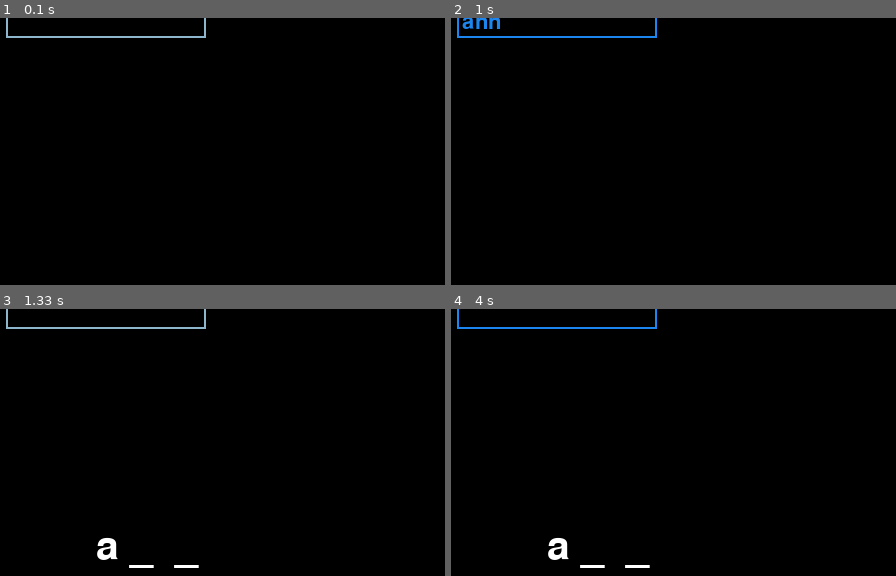
Above: before the commit, frames 1-4 (two rows, left to right).
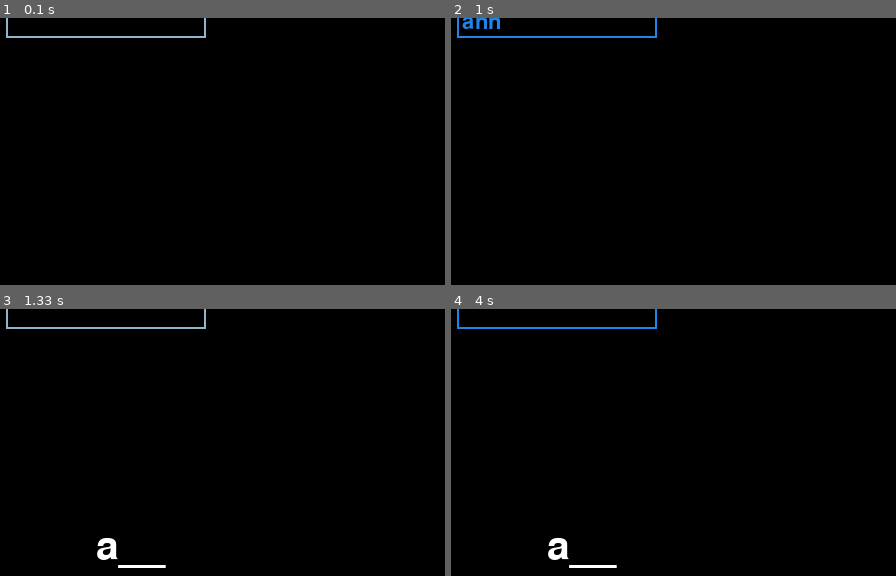
Above: after the commit, the same moments.

Repository: anubhavdubey13/Python
Game: pygame game, started from movie_pygame.py
Same seed, same stepped clock (60 frames per second), same inputs: the game is played once before the commit and once after it.
Inputs (mouse positions are % of the whole screen's width and height, from its top left):
- Up to frame 1 (0.1 s): no input
- Up to frame 2 (1 s): click (12, 4) at 0.38 s; type "ann" at 0.67 s
- Up to frame 3 (1.33 s): tap Enter at 1 s; click (54, 69) at 1.28 s
- Up to frame 4 (4 s): click (12, 96) at 2.75 s; click (59, 27) at 3.08 s; click (12, 4) at 3.98 s
The pictures show only the part of the screen within x 0-50%, y 3-53%; the shares and areas given below are measured in that part.

Frames 1-2 are identical in both runs. In frame 3, 0.1% of the frame differs, in the area x 26-45%, y 95-98%; in frame 4, 0.1%.

Commit message:
Solved one bottleneck. Time for more. Simple does it :)

Diff:
--- a/movie_pygame.py
+++ b/movie_pygame.py
@@ -96,7 +96,7 @@
         elif m == ' ':
             guess.append('/')
         else:
-            guess.append(' _ ')
+            guess.append('_')
 
     guess =  ''.join(guess)
     return guess, movie
@@ -141,9 +141,54 @@
 
 the_game2('kal ho', '_a_/_o','k')
 
+# def main():
+
+#     guess = ''#'M_V__/N_M_'
+
+#     inputbox = InputBox(10,10,140,32)
+#     inputbox_G = InputBox(10,500,140,32)
+
+#     counter = 9
+#     clock = pygame.time.Clock()
+#     run = True
+#     while run:
+#         clock.tick(FPS)
+#         for event in pygame.event.get():
+#             if event.type == pygame.QUIT:
+#                 run = False
+#                 pygame.quit()
+
+#             inputbox.handle_event(event)
+#             inputbox_G.handle_event(event)
+
+#         guess, movie = movie_format(inputbox.stored_val())
+#             #guess += inputbox_G.stored_val()
+#         # while '_' in guess:
+#         #     guess = the_game2(movie, guess, inputbox_G.stored_val())
+
+#         inputbox.update()
+#         inputbox_G.update()
+#         #print(inputbox.stored_val())
+#         #WIN.fill((30,30,30))
+
+#         draw_window(counter, guess)
+#         inputbox.draw(WIN)
+#         inputbox_G.draw(WIN)
+#         pygame.display.flip()
+
+#     main()
+
+# main()
+
+
+# where I am getting stuck:
+# 1. not able to substitute dashes. Seems like there is an extra character
+# Will be building this from scratch
+# and go slow
+
 def main():
 
-    guess = ''#'M_V__/N_M_'
+    guess = ''
 
     inputbox = InputBox(10,10,140,32)
     inputbox_G = InputBox(10,500,140,32)
@@ -151,6 +196,7 @@
     counter = 9
     clock = pygame.time.Clock()
     run = True
+
     while run:
         clock.tick(FPS)
         for event in pygame.event.get():
@@ -158,17 +204,16 @@
                 run = False
                 pygame.quit()
 
+            inputbox_G.handle_event(event)
             inputbox.handle_event(event)
-            inputbox_G.handle_event(event)
-
-        guess, movie = movie_format(inputbox.stored_val())
-            #guess += inputbox_G.stored_val()
-        guess = the_game2(movie, guess, inputbox_G.stored_val())
+
+        if guess == '':
+            guess,movie = movie_format(inputbox.stored_val())
+        else:
+            guess = the_game2(movie, guess, inputbox_G.stored_val()) # simple does it. Phew!!!!
 
         inputbox.update()
         inputbox_G.update()
-        #print(inputbox.stored_val())
-        #WIN.fill((30,30,30))
 
         draw_window(counter, guess)
         inputbox.draw(WIN)
@@ -179,8 +224,7 @@
 
 main()
 
-
-# where I am getting stuck:
-# 1. not able to substitute dashes. Seems like there is an extra character
-# Will be building this from scratch
-# and go slow
+# the part about printing guess on the screen is working. It was working previously as well
+# the part to be solved is replacing at exact position - even this is working
+# The bottleneck is preventing update of 'guess' because as it restarts the process again instead of saving the string - sorted
+# next step: a functional counter
